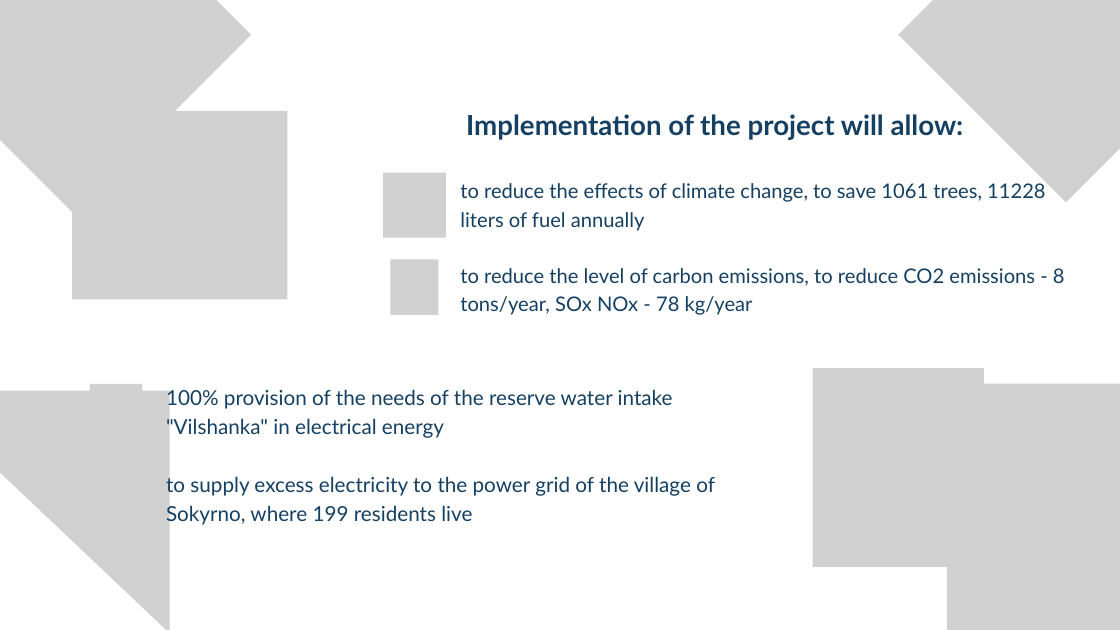
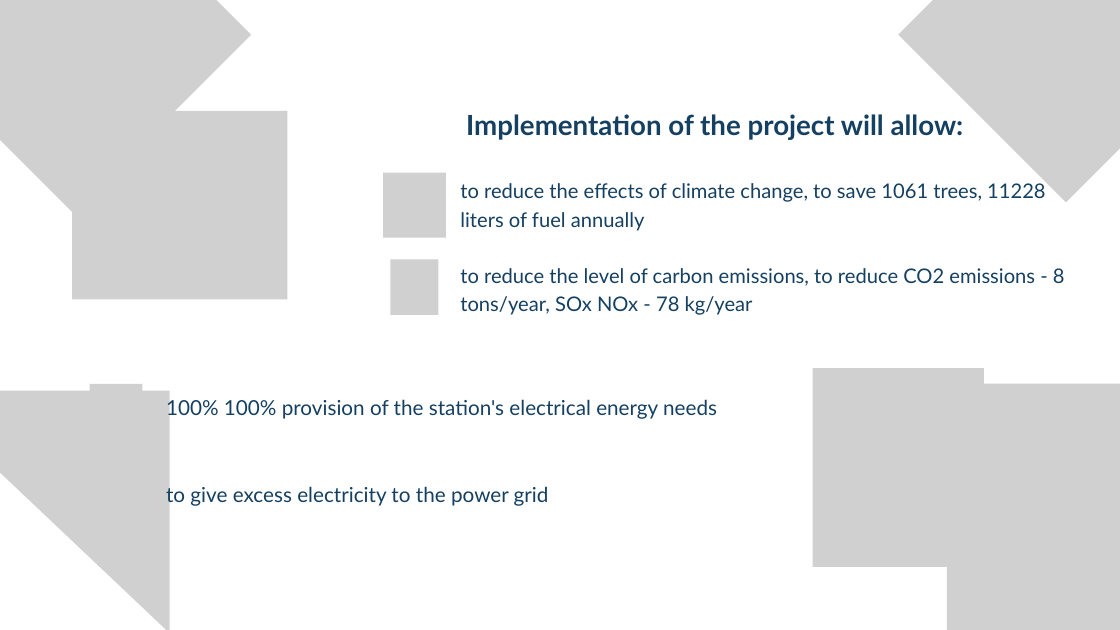
Before and after one commit to Digital-transformation-chmr/Rebuild-Ukraine, a slide deck: slide 4 of public/projects/14-solar-power-plant-at-a-pumping-station/14-solar-power-plant-at-a-pumping-station.pptx. Drawn at 1120x630 pixels with LibreOffice and Linux fonts; fonts in the diff are those of the drawing; grey boxes stand for pictures; background and template pictures are left out. Boxes give left, top, right and bottom in pixels: in the first picture for what was removed or moved away, otherwise in the second. Text is boxed around its words. In the diff, an @@ line names an element or a change of style, - is before the commit and + after.

```diff
--- a/public/projects/14-solar-power-plant-at-a-pumping-station/14-solar-power-plant-at-a-pumping-station.pptx
+++ b/public/projects/14-solar-power-plant-at-a-pumping-station/14-solar-power-plant-at-a-pumping-station.pptx
@@ text at (x1=166, y1=397, x2=717, y2=507): text changed @@
-100% provision of the needs of the reserve water intake "Vilshanka" in electrical energy
-to supply excess electricity to the power grid of the village of Sokyrno, where 199 residents live
+100% 100% provision of the station's electrical energy needs
+to give excess electricity to the power grid
```
Also in this commit, not shown: 1 other slide changed, 5 other files.
